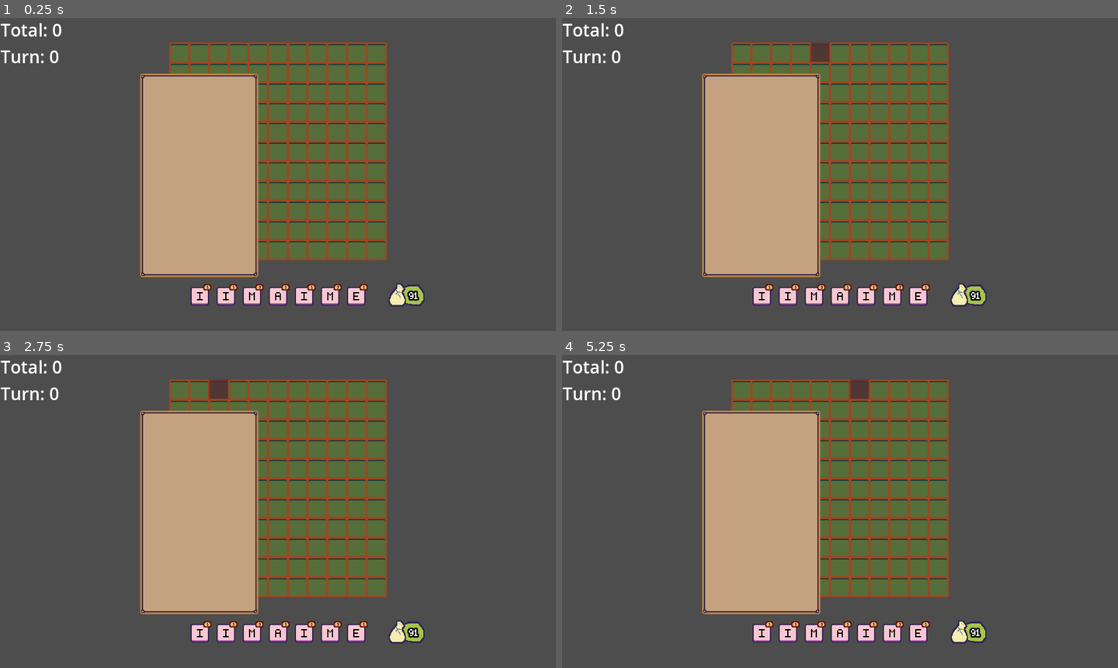
Above: before the commit, frames 1-4 (two rows, left to right).
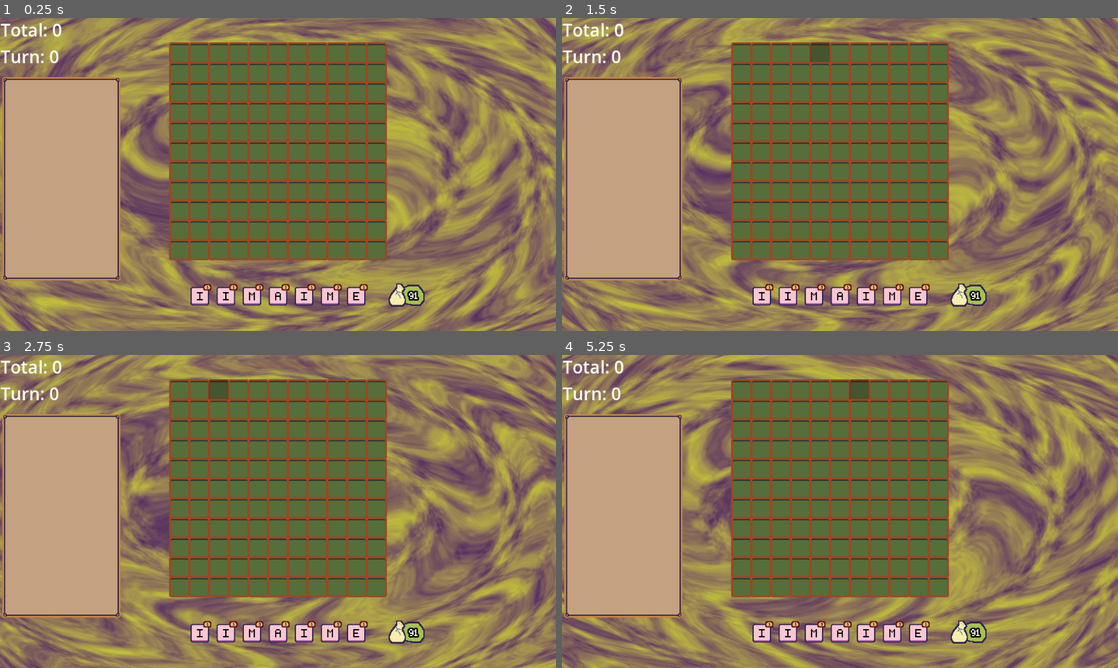
Above: after the commit, the same moments.

Repository: frxedlxver/godot-wordgame-prototypes
Game: Godot game, scene res://scenes/test.tscn
Same seed, same stepped clock (60 frames per second), same inputs: the game is played once before the commit and once after it.
Inputs (mouse positions are in pixels of both pictures, inside the frame that each line leads up to):
- Up to frame 1 (0.25 s): no input
- Up to frame 2 (1.5 s): drag from (739, 52) to (901, 52) at 0.52 s; drag from (762, 52) to (917, 52) at 1.27 s
- Up to frame 3 (2.75 s): move the mouse to (216, 389) at 2.02 s; hold Right mouse button (return_tile_to_hand) from 2.03 s (still down); click (216, 389) at 2.17 s
- Up to frame 4 (5.25 s): release Right mouse button (return_tile_to_hand) at 2.75 s; drag from (801, 389) to (673, 464) at 2.77 s; drag from (817, 389) to (867, 511) at 3.52 s; drag from (840, 389) to (756, 433) at 4.27 s; move the mouse to (856, 389) at 5.02 s; hold Right mouse button (return_tile_to_hand) from 5.03 s (still down); click (856, 389) at 5.17 s

The runs differ from the first frame. In frame 1, 80% of the frame differs, in the area x 0-100%, y 0-100%; in frame 2, 80%; in frame 3, 80%; in frame 4, 80%.

Commit message:
added background

Diff:
--- a/scenes/test.tscn
+++ b/scenes/test.tscn
@@ -1,6 +1,7 @@
-[gd_scene load_steps=13 format=3 uid="uid://jb12j5p22epv"]
+[gd_scene load_steps=14 format=3 uid="uid://jb12j5p22epv"]
 
 [ext_resource type="Script" path="res://src/main.gd" id="1_kiayv"]
+[ext_resource type="Material" uid="uid://b8r23b4qmepth" path="res://shaders/bg.tres" id="2_68p7e"]
 [ext_resource type="PackedScene" uid="uid://b4qjmxvgj453p" path="res://scenes/board.tscn" id="2_qxoxs"]
 [ext_resource type="PackedScene" uid="uid://dhbnxd5tvuybp" path="res://scenes/hand.tscn" id="3_0e3vv"]
 [ext_resource type="PackedScene" uid="uid://bnn8qx884e7c2" path="res://scenes/definition_panel.tscn" id="3_vomhx"]
@@ -34,10 +35,10 @@
 
 [node name="DefinitionPanel" parent="Board" instance=ExtResource("3_vomhx")]
 z_index = 1000
-offset_left = -238.0
-offset_top = -134.0
-offset_right = -34.0
-offset_bottom = 217.0
+offset_left = -476.0
+offset_top = -128.0
+offset_right = -272.0
+offset_bottom = 223.0
 
 [node name="Hand" parent="." instance=ExtResource("3_0e3vv")]
 position = Vector2(480, 480)
@@ -98,3 +99,10 @@
 
 [node name="Good" type="AudioStreamPlayer" parent="AudioStreamManager"]
 stream = ExtResource("8_io1cw")
+
+[node name="ColorRect" type="ColorRect" parent="."]
+z_index = -100
+material = ExtResource("2_68p7e")
+offset_right = 960.0
+offset_bottom = 540.0
+mouse_filter = 2
--- /dev/null
+++ b/shaders/bg.tres
@@ -0,0 +1,20 @@
+[gd_resource type="ShaderMaterial" load_steps=2 format=3 uid="uid://b8r23b4qmepth"]
+
+[ext_resource type="Shader" path="res://shaders/new_shader.gdshader" id="1_7qwyx"]
+
+[resource]
+shader = ExtResource("1_7qwyx")
+shader_parameter/color_a = Color(0.29184, 0.000703575, 0.451983, 1)
+shader_parameter/color_b = Color(0.799394, 0.527143, 0.83756, 1)
+shader_parameter/color_c = Color(0.865283, 0.984263, 0, 1)
+shader_parameter/palette_mix = 0.75
+shader_parameter/zoom = 4.0
+shader_parameter/speed = 0.1
+shader_parameter/octaves = 8
+shader_parameter/lacunarity = 4.0
+shader_parameter/gain = 0.3
+shader_parameter/swirl_amt = 0.2
+shader_parameter/pulse_amt = 0.15
+shader_parameter/pulse_freq = 0.69
+shader_parameter/alpha_pow = 0.2
+shader_parameter/invert = false
--- /dev/null
+++ b/shaders/new_shader.gdshader
@@ -0,0 +1,82 @@
+shader_type canvas_item;
+
+/* ───────── Colour controls ───────── */
+uniform vec3 color_a : source_color = vec3(0.06, 0.15, 0.50);   // deep blue
+uniform vec3 color_b : source_color = vec3(0.90, 0.55, 0.15);   // orange
+uniform vec3 color_c : source_color = vec3(0.98, 0.90, 0.80);   // pale highlight
+uniform float palette_mix : hint_range(0.0,1.0,0.01) = 0.5;   // blend-curve bias
+
+/* ───────── Pattern tuning ───────── */
+uniform float zoom         : hint_range(0.05, 4.0, 0.01) = 1.2;
+uniform float speed        : hint_range(0.0,  4.0, 0.01) = 0.35;
+uniform int   octaves      : hint_range(1, 8, 1) = 6;
+uniform float lacunarity   : hint_range(1.5, 4.0, 0.01) = 2.1;
+uniform float gain         : hint_range(0.0, 1.0, 0.01) = 0.55;
+
+/* ───────── Warp / squish ───────── */
+uniform float swirl_amt    : hint_range(0.0, 2.0, 0.01) = 0.6;
+uniform float pulse_amt    : hint_range(0.0, 1.0, 0.01) = 0.25;
+uniform float pulse_freq   : hint_range(0.1,10.0,0.01) = 2.0;
+
+uniform float alpha_pow    : hint_range(0.1, 4.0, 0.01) = 1.0;
+uniform bool  invert       = false;
+
+/* ───────── small helpers ────────── */
+float hash(vec2 p){ return fract(sin(dot(p,vec2(127.1,311.7)))*43758.5453); }
+
+float noise(vec2 p){
+	vec2 i=floor(p), f=fract(p); f*=f*(3.0-2.0*f);
+	float a=hash(i), b=hash(i+vec2(1,0)), c=hash(i+vec2(0,1)), d=hash(i+vec2(1,1));
+	return mix(mix(a,b,f.x),mix(c,d,f.x),f.y);
+}
+
+float fbm(vec2 p){
+	float v=0., amp=.5;
+	for(int i=0;i<octaves;i++){
+		v+=amp*noise(p);
+		p*=lacunarity;
+		amp*=gain;
+	}
+	return v;
+}
+
+/* simple tri-blend */
+vec3 palette(float t){
+	t = clamp(t,0.0,1.0);
+	float k = smoothstep(0.0,1.0,palette_mix);
+	return mix(mix(color_a,color_b,t), color_c, pow(t,k));
+}
+
+/* radial swirl + breathing pulse */
+vec2 warp(vec2 uv){
+	vec2 center = vec2(0.5);
+	vec2 d = uv-center;
+
+	/* swirl that oscillates over time */
+	float angle = swirl_amt * sin(length(d)*6.0 - TIME*speed*3.0);
+	float s=sin(angle), c=cos(angle);
+	d = mat2(vec2(c,-s),vec2(s,c))*d;
+
+	/* pulsating “squish” that pushes pixels in/out */
+	float r = length(d);
+	float pulse = 1.0 + pulse_amt * sin(TIME*pulse_freq + r*10.0);
+	d *= pulse;
+
+	return center + d;
+}
+
+void fragment(){
+	/* pixel-to-UV with viewport-size independence */
+	vec2 uv = FRAGCOORD.xy * SCREEN_PIXEL_SIZE;      // 0-1
+	uv = (uv-0.5)*zoom + 0.5;                       // zoom centred
+	uv = warp(uv);                                  // dynamic warp
+	uv.y += TIME*speed;                             // gentle scroll after warp
+
+	float n = fbm(uv*6.0);                          // detail scale
+	n = invert ? 1.0-n : n;
+
+	vec3 col = palette(n);
+	float a   = pow(n, alpha_pow);
+
+	COLOR = vec4(col, a);
+}
--- a/src/board_slot.gd
+++ b/src/board_slot.gd
@@ -11,7 +11,7 @@
 	$Area2D.mouse_exited.connect(_area2d_mouse_exited)
 
 func _area2d_mouse_entered():
-	self_modulate = Color8(255, 50, 50, 100);
+	self_modulate = Color8(200, 200, 200, 255);
 	highlighted.emit(self)
 
 func _area2d_mouse_exited():
